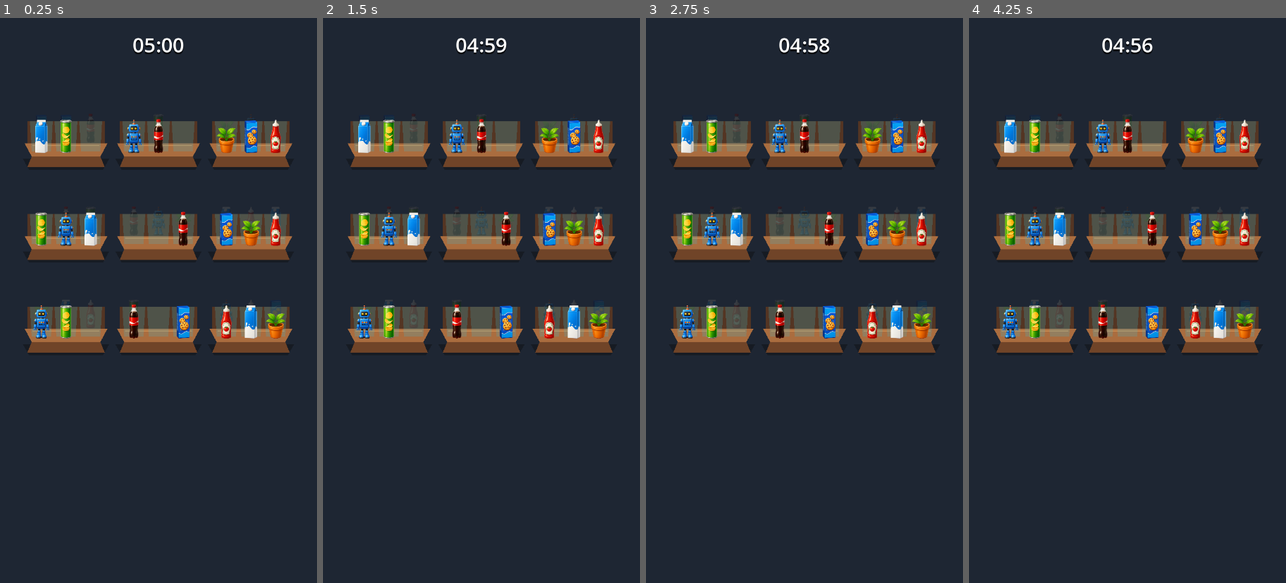
Above: before the commit, frames 1-4 (left to right).
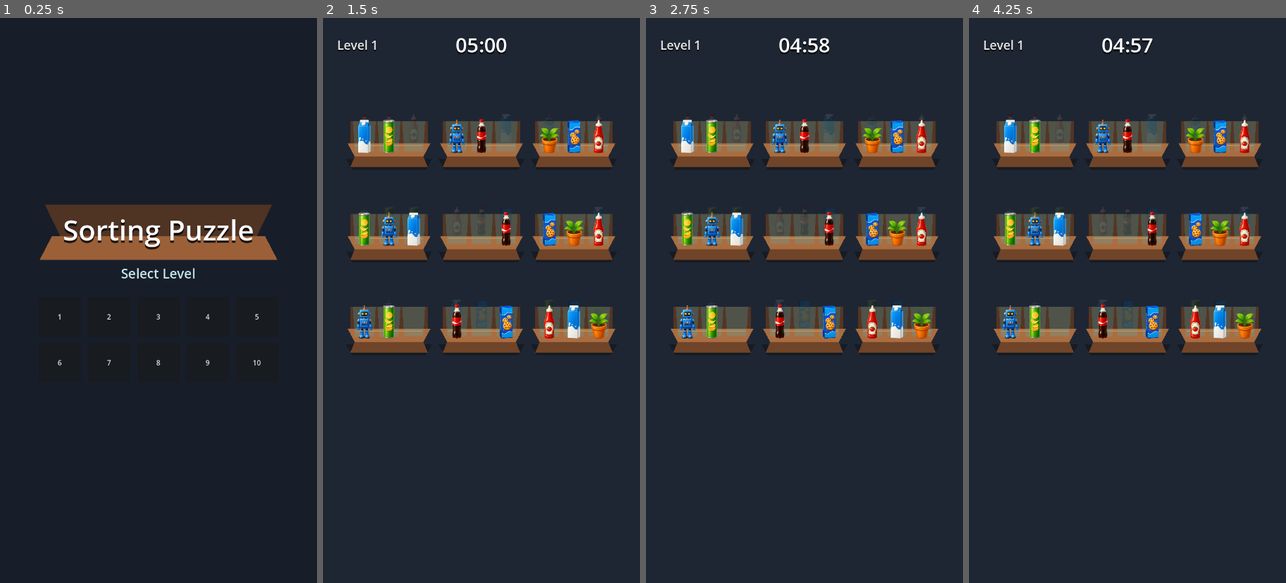
Above: after the commit, the same moments.

Repository: vladeque/sorting-puzzle
Game: Godot game, scene res://scenes/main_menu.tscn
Two runs of this game, one before a commit and one after it. Both use one fixed random seed, a clock stepped at 60 frames per second and the inputs below. Before the commit the project starts from res://level.tscn.
Inputs (mouse positions are in pixels of both pictures, inside the frame that each line leads up to):
- Up to frame 1 (0.25 s): no input
- Up to frame 2 (1.5 s): click (383, 317) at 0.5 s, where only the run after the commit has a clickable "1"; move the mouse to (551, 272) at 1.27 s; click (551, 272) at 1.42 s
- Up to frame 3 (2.75 s): tap Enter at 2 s; drag from (741, 328) to (687, 136) at 2.02 s
- Up to frame 4 (4.25 s): move the mouse to (1159, 176) at 2.77 s; click (1159, 176) at 2.92 s; tap Space at 3.5 s; drag from (1111, 413) to (1035, 136) at 3.52 s

The runs differ from the first frame. In frame 1, 19% of the frame differs, in the area x 7-93%, y 3-62%; in frame 2, 0.4%; in frame 3, 0.2%; in frame 4, 0.3%.

Commit message:
Add main menu level selector

Diff:
--- a/level.tscn
+++ b/level.tscn
@@ -683,6 +683,19 @@
 theme_override_font_sizes/font_size = 46
 text = "05:00"
 horizontal_alignment = 1
+vertical_alignment = 1
+
+[node name="LevelLabel" type="Label" parent="UI" unique_id=1053243000]
+offset_left = 32.0
+offset_top = 42.0
+offset_right = 226.0
+offset_bottom = 82.0
+theme_override_colors/font_color = Color(1, 1, 1, 0.9)
+theme_override_colors/font_shadow_color = Color(0, 0, 0, 0.72)
+theme_override_constants/shadow_offset_x = 0
+theme_override_constants/shadow_offset_y = 3
+theme_override_font_sizes/font_size = 28
+text = "Level 1"
 vertical_alignment = 1
 
 [node name="FailurePanel" type="ColorRect" parent="UI" unique_id=784630851]
--- a/project.godot
+++ b/project.godot
@@ -11,7 +11,7 @@
 [application]
 
 config/name="SortingPuzzle"
-run/main_scene="uid://bx74wdn60xop5"
+run/main_scene="res://scenes/main_menu.tscn"
 config/features=PackedStringArray("4.6", "Mobile")
 config/icon="res://icon.svg"
 
--- /dev/null
+++ b/scenes/main_menu.tscn
@@ -0,0 +1,72 @@
+[gd_scene load_steps=2 format=3]
+
+[ext_resource type="Script" path="res://scripts/main_menu.gd" id="1_main_menu_script"]
+
+[node name="MainMenu" type="Control"]
+layout_mode = 3
+anchors_preset = 15
+anchor_right = 1.0
+anchor_bottom = 1.0
+grow_horizontal = 2
+grow_vertical = 2
+script = ExtResource("1_main_menu_script")
+
+[node name="Background" type="ColorRect" parent="."]
+layout_mode = 1
+anchors_preset = 15
+anchor_right = 1.0
+anchor_bottom = 1.0
+grow_horizontal = 2
+grow_vertical = 2
+color = Color(0.09, 0.12, 0.16, 1)
+
+[node name="ShelfBackdrop" type="Polygon2D" parent="."]
+position = Vector2(360, 465)
+color = Color(0.31, 0.2, 0.14, 1)
+polygon = PackedVector2Array(-258, -42, 258, -42, 220, 36, -220, 36)
+
+[node name="ShelfLip" type="Polygon2D" parent="."]
+position = Vector2(360, 514)
+color = Color(0.61, 0.38, 0.22, 1)
+polygon = PackedVector2Array(-242, -20, 242, -20, 270, 34, -270, 34)
+
+[node name="Content" type="VBoxContainer" parent="."]
+layout_mode = 1
+anchors_preset = 8
+anchor_left = 0.5
+anchor_top = 0.5
+anchor_right = 0.5
+anchor_bottom = 0.5
+offset_left = -280.0
+offset_top = -368.0
+offset_right = 280.0
+offset_bottom = 348.0
+grow_horizontal = 2
+grow_vertical = 2
+theme_override_constants/separation = 34
+alignment = 1
+
+[node name="Title" type="Label" parent="Content"]
+layout_mode = 2
+theme_override_colors/font_color = Color(1, 1, 1, 1)
+theme_override_colors/font_shadow_color = Color(0, 0, 0, 0.8)
+theme_override_constants/shadow_offset_x = 0
+theme_override_constants/shadow_offset_y = 5
+theme_override_font_sizes/font_size = 64
+text = "Sorting Puzzle"
+horizontal_alignment = 1
+
+[node name="SelectorLabel" type="Label" parent="Content"]
+layout_mode = 2
+theme_override_colors/font_color = Color(0.78, 0.9, 0.93, 1)
+theme_override_font_sizes/font_size = 30
+text = "Select Level"
+horizontal_alignment = 1
+
+[node name="LevelGrid" type="GridContainer" parent="Content"]
+unique_name_in_owner = true
+layout_mode = 2
+size_flags_horizontal = 4
+theme_override_constants/h_separation = 16
+theme_override_constants/v_separation = 16
+columns = 5
--- a/scripts/level.gd
+++ b/scripts/level.gd
@@ -14,6 +14,7 @@
 @export var back_layer_item_modulate := Color(0.42, 0.42, 0.42, 0.34)
 @export_range(1, 20, 1) var shelf_layer_count := 2
 @export var level_duration_seconds := 300.0
+@export_range(1, 10, 1) var selected_level := 1
 
 var _slots: Array[Node2D] = []
 var _dragged_item: ShelfItem
@@ -21,6 +22,7 @@
 var _drag_offset := Vector2.ZERO
 var _drag_layer: Node2D
 var _timer_label: Label
+var _level_label: Label
 var _failure_panel: Control
 var _time_remaining := 0.0
 var _level_failed := false
@@ -34,11 +36,13 @@
 func _ready() -> void:
 	_drag_layer = get_node("DragLayer") as Node2D
 	_timer_label = get_node("UI/TimerLabel") as Label
+	_level_label = get_node("UI/LevelLabel") as Label
 	_failure_panel = get_node("UI/FailurePanel") as Control
 	_time_remaining = level_duration_seconds
 	_failure_panel.visible = false
 	_collect_slots()
 	_build_back_layers()
+	_update_level_label()
 	_update_timer_label()
 
 
@@ -225,6 +229,10 @@
 	_timer_label.text = "%02d:%02d" % [minutes, seconds]
 
 
+func _update_level_label() -> void:
+	_level_label.text = "Level %d" % selected_level
+
+
 func _fail_level() -> void:
 	_level_failed = true
 	_clear_selected_item()
--- /dev/null
+++ b/scripts/main_menu.gd
@@ -0,0 +1,37 @@
+extends Control
+
+const LEVEL_SCENE := preload("res://level.tscn")
+const MIN_LEVEL := 1
+const MAX_LEVEL := 10
+
+@onready var _level_grid := %LevelGrid as GridContainer
+
+
+func _ready() -> void:
+	_populate_level_selector()
+
+
+func _populate_level_selector() -> void:
+	for child in _level_grid.get_children():
+		child.queue_free()
+
+	for level_number in range(MIN_LEVEL, MAX_LEVEL + 1):
+		var button := Button.new()
+		button.text = str(level_number)
+		button.custom_minimum_size = Vector2(96, 88)
+		button.focus_mode = Control.FOCUS_ALL
+		button.pressed.connect(_launch_level.bind(level_number))
+		_level_grid.add_child(button)
+
+
+func _launch_level(level_number: int) -> void:
+	var level_scene := LEVEL_SCENE.instantiate()
+	level_scene.selected_level = level_number
+
+	var tree := get_tree()
+	var current_scene := tree.current_scene
+	tree.root.add_child(level_scene)
+	tree.current_scene = level_scene
+
+	if current_scene != null:
+		current_scene.queue_free()
